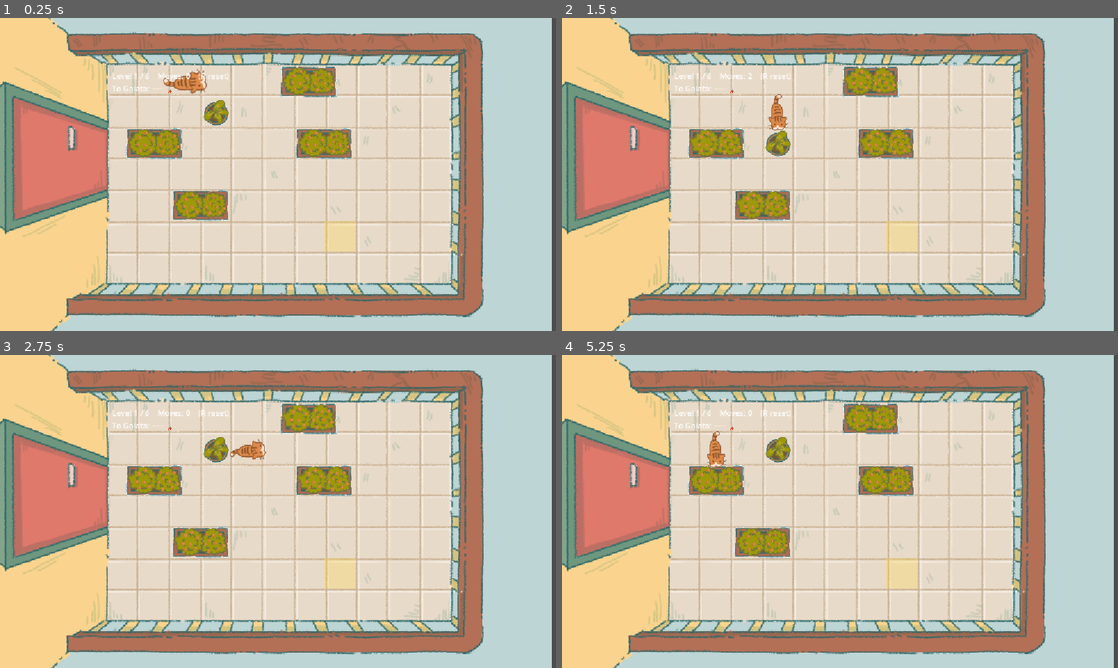
Above: before the commit, frames 1-4 (two rows, left to right).
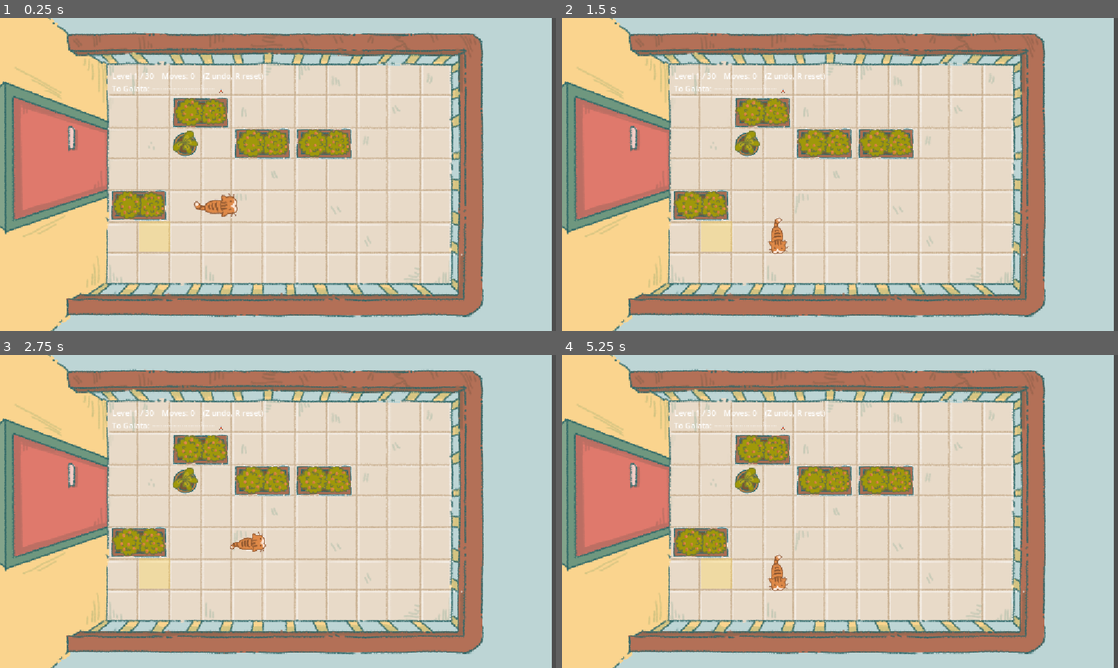
Above: after the commit, the same moments.

Repository: sigunthedeer/icg
Game: Godot game, scene res://puzzle.tscn
Same seed, same stepped clock (60 frames per second), same inputs: the game is played once before the commit and once after it. This scene is started directly instead of the project's main scene.
Inputs:
- Up to frame 1 (0.25 s): no input
- Up to frame 2 (1.5 s): tap Enter (ui_accept) at 0.5, 0.77 s; hold Right (ui_right) 0.53-1.28 s; tap Z at 0.6, 1.35 s; hold Down (ui_down) from 1.28 s (still down)
- Up to frame 3 (2.75 s): tap Enter (ui_accept) at 1.52 s; release Down (ui_down) at 2.03 s; hold Right (ui_right) from 2.03 s (still down); tap R at 2.1 s; tap Z at 2.3 s
- Up to frame 4 (5.25 s): release Right (ui_right) at 2.78 s; hold Up (ui_up) 2.78-3.53 s; tap M at 2.85 s; tap Enter (ui_accept) at 3.02, 3.5, 3.77, 4.52, 5 s; tap Z at 3.05, 3.6, 4.35 s; hold Left (ui_left) 3.53-5.03 s; hold Down (ui_down) from 5.03 s (still down); tap R at 5.1 s

The runs differ from the first frame. In frame 1, 7.3% of the frame differs, in the area x 20-64%, y 15-75%; in frame 2, 7.5%, in the area x 20-64%, y 15-76%; in frame 3, 7.4%; in frame 4, 7.4%.

Commit message:
Multi-goal support + 30-level Chapter 1 + undo (Z)

Diff:
--- a/puzzle.gd
+++ b/puzzle.gd
@@ -8,33 +8,106 @@
 const BG_OFFSET := Vector2(-329, -135)
 
 # --- LEVELS: the puzzle is DATA. Add or reorder freely. ---
-# Each: where the cat starts, its pots, the goal tile, and the walls.
+# Each: where the cat starts, its pots, the goal tiles, and the furniture.
+# Levels 1-10 are one pot; 11-30 are two pots (order of operations matters).
 const LEVELS := [
-	{ "cat": Vector2i(2,0), "pots": [Vector2i(3,1)], "goal": Vector2i(7,5),
-	  "walls": [],
-	  "furniture": [ {"cell": Vector2i(0,2), "w": 3}, {"cell": Vector2i(2,4), "w": 2}, {"cell": Vector2i(6,2), "w": 2}, {"cell": Vector2i(5,0), "w": 3} ] },
-	{ "cat": Vector2i(4,5), "pots": [Vector2i(2,4)], "goal": Vector2i(7,0),
-	  "walls": [],
-	  "furniture": [ {"cell": Vector2i(5,3), "w": 3}, {"cell": Vector2i(1,0), "w": 3}, {"cell": Vector2i(1,1), "w": 2} ] },
-	{ "cat": Vector2i(2,2), "pots": [Vector2i(3,3)], "goal": Vector2i(1,0),
-	  "walls": [],
-	  "furniture": [ {"cell": Vector2i(2,1), "w": 3}, {"cell": Vector2i(0,3), "w": 3}, {"cell": Vector2i(5,4), "w": 3} ] },
-	{ "cat": Vector2i(7,0), "pots": [Vector2i(2,4)], "goal": Vector2i(6,3),
-	  "walls": [],
-	  "furniture": [ {"cell": Vector2i(3,1), "w": 2}, {"cell": Vector2i(0,3), "w": 2}, {"cell": Vector2i(5,4), "w": 2}, {"cell": Vector2i(3,5), "w": 2} ] },
-	{ "cat": Vector2i(3,2), "pots": [Vector2i(3,4)], "goal": Vector2i(6,0),
-	  "walls": [],
-	  "furniture": [ {"cell": Vector2i(2,1), "w": 3}, {"cell": Vector2i(1,5), "w": 3}, {"cell": Vector2i(5,3), "w": 3} ] },
-	{ "cat": Vector2i(3,5), "pots": [Vector2i(5,4)], "goal": Vector2i(1,0),
-	  "walls": [],
-	  "furniture": [ {"cell": Vector2i(3,2), "w": 3}, {"cell": Vector2i(5,0), "w": 2}, {"cell": Vector2i(5,5), "w": 2}, {"cell": Vector2i(1,4), "w": 3} ] },
+	{ "cat": Vector2i(3,4), "pots": [Vector2i(2,2)], "goals": [Vector2i(1,5)],
+	  "walls": [],
+	  "furniture": [ {"cell": Vector2i(0,4), "w": 2}, {"cell": Vector2i(6,2), "w": 2}, {"cell": Vector2i(2,1), "w": 2}, {"cell": Vector2i(4,2), "w": 2} ] },  # 20 moves
+	{ "cat": Vector2i(7,4), "pots": [Vector2i(6,1)], "goals": [Vector2i(3,5)],
+	  "walls": [],
+	  "furniture": [ {"cell": Vector2i(0,1), "w": 2}, {"cell": Vector2i(2,4), "w": 3}, {"cell": Vector2i(4,0), "w": 3}, {"cell": Vector2i(5,3), "w": 2} ] },  # 22 moves
+	{ "cat": Vector2i(1,2), "pots": [Vector2i(3,3)], "goals": [Vector2i(2,0)],
+	  "walls": [],
+	  "furniture": [ {"cell": Vector2i(4,5), "w": 2}, {"cell": Vector2i(3,0), "w": 3}, {"cell": Vector2i(2,2), "w": 2}, {"cell": Vector2i(1,4), "w": 3} ] },  # 24 moves
+	{ "cat": Vector2i(3,1), "pots": [Vector2i(2,1)], "goals": [Vector2i(7,2)],
+	  "walls": [],
+	  "furniture": [ {"cell": Vector2i(5,1), "w": 3}, {"cell": Vector2i(0,3), "w": 2}, {"cell": Vector2i(3,2), "w": 3}, {"cell": Vector2i(3,0), "w": 3} ] },  # 26 moves
+	{ "cat": Vector2i(6,0), "pots": [Vector2i(3,1)], "goals": [Vector2i(6,5)],
+	  "walls": [],
+	  "furniture": [ {"cell": Vector2i(4,2), "w": 3}, {"cell": Vector2i(1,5), "w": 2}, {"cell": Vector2i(0,3), "w": 2}, {"cell": Vector2i(2,0), "w": 3} ] },  # 28 moves
+	{ "cat": Vector2i(0,3), "pots": [Vector2i(4,4)], "goals": [Vector2i(1,0)],
+	  "walls": [],
+	  "furniture": [ {"cell": Vector2i(5,2), "w": 3}, {"cell": Vector2i(4,3), "w": 3}, {"cell": Vector2i(1,2), "w": 2}, {"cell": Vector2i(3,5), "w": 2} ] },  # 31 moves
+	{ "cat": Vector2i(0,5), "pots": [Vector2i(5,1)], "goals": [Vector2i(6,5)],
+	  "walls": [],
+	  "furniture": [ {"cell": Vector2i(5,4), "w": 2}, {"cell": Vector2i(1,0), "w": 3}, {"cell": Vector2i(1,2), "w": 2}, {"cell": Vector2i(4,2), "w": 2} ] },  # 33 moves
+	{ "cat": Vector2i(0,0), "pots": [Vector2i(6,3)], "goals": [Vector2i(5,2)],
+	  "walls": [],
+	  "furniture": [ {"cell": Vector2i(4,4), "w": 3}, {"cell": Vector2i(1,2), "w": 2} ] },  # 34 moves
+	{ "cat": Vector2i(7,1), "pots": [Vector2i(5,3)], "goals": [Vector2i(3,4)],
+	  "walls": [],
+	  "furniture": [ {"cell": Vector2i(4,5), "w": 3}, {"cell": Vector2i(2,1), "w": 3}, {"cell": Vector2i(2,3), "w": 2}, {"cell": Vector2i(6,3), "w": 2} ] },  # 36 moves
+	{ "cat": Vector2i(4,3), "pots": [Vector2i(5,4)], "goals": [Vector2i(3,0)],
+	  "walls": [],
+	  "furniture": [ {"cell": Vector2i(3,2), "w": 3}, {"cell": Vector2i(1,4), "w": 3}, {"cell": Vector2i(5,5), "w": 2} ] },  # 39 moves
+	{ "cat": Vector2i(2,2), "pots": [Vector2i(5,2), Vector2i(5,3)], "goals": [Vector2i(7,4), Vector2i(0,1)],
+	  "walls": [],
+	  "furniture": [ {"cell": Vector2i(1,3), "w": 2}, {"cell": Vector2i(3,0), "w": 3}, {"cell": Vector2i(2,1), "w": 2}, {"cell": Vector2i(3,5), "w": 2} ] },  # 22 moves
+	{ "cat": Vector2i(2,0), "pots": [Vector2i(6,4), Vector2i(1,4)], "goals": [Vector2i(3,2), Vector2i(7,3)],
+	  "walls": [],
+	  "furniture": [ {"cell": Vector2i(1,5), "w": 3}, {"cell": Vector2i(5,2), "w": 3}, {"cell": Vector2i(1,2), "w": 2}, {"cell": Vector2i(5,1), "w": 3} ] },  # 24 moves
+	{ "cat": Vector2i(0,5), "pots": [Vector2i(5,4), Vector2i(3,4)], "goals": [Vector2i(4,2), Vector2i(7,3)],
+	  "walls": [],
+	  "furniture": [ {"cell": Vector2i(0,2), "w": 2}, {"cell": Vector2i(5,2), "w": 3}, {"cell": Vector2i(3,5), "w": 2} ] },  # 26 moves
+	{ "cat": Vector2i(7,0), "pots": [Vector2i(6,2), Vector2i(6,3)], "goals": [Vector2i(2,1), Vector2i(0,1)],
+	  "walls": [],
+	  "furniture": [ {"cell": Vector2i(5,4), "w": 3}, {"cell": Vector2i(2,5), "w": 2}, {"cell": Vector2i(1,3), "w": 2}, {"cell": Vector2i(3,0), "w": 2} ] },  # 27 moves
+	{ "cat": Vector2i(1,0), "pots": [Vector2i(3,1), Vector2i(4,1)], "goals": [Vector2i(7,4), Vector2i(5,0)],
+	  "walls": [],
+	  "furniture": [ {"cell": Vector2i(6,3), "w": 2}, {"cell": Vector2i(2,2), "w": 2}, {"cell": Vector2i(5,1), "w": 3}, {"cell": Vector2i(2,4), "w": 2} ] },  # 29 moves
+	{ "cat": Vector2i(5,1), "pots": [Vector2i(3,3), Vector2i(3,4)], "goals": [Vector2i(0,0), Vector2i(3,1)],
+	  "walls": [],
+	  "furniture": [ {"cell": Vector2i(1,5), "w": 3}, {"cell": Vector2i(3,2), "w": 3} ] },  # 31 moves
+	{ "cat": Vector2i(5,1), "pots": [Vector2i(1,4), Vector2i(1,1)], "goals": [Vector2i(5,5), Vector2i(1,5)],
+	  "walls": [],
+	  "furniture": [ {"cell": Vector2i(0,3), "w": 2}, {"cell": Vector2i(5,4), "w": 3}, {"cell": Vector2i(6,1), "w": 2} ] },  # 33 moves
+	{ "cat": Vector2i(0,5), "pots": [Vector2i(1,4), Vector2i(6,4)], "goals": [Vector2i(5,2), Vector2i(3,0)],
+	  "walls": [],
+	  "furniture": [ {"cell": Vector2i(0,1), "w": 2}, {"cell": Vector2i(3,2), "w": 2}, {"cell": Vector2i(0,2), "w": 3}, {"cell": Vector2i(5,5), "w": 2} ] },  # 35 moves
+	{ "cat": Vector2i(5,4), "pots": [Vector2i(1,1), Vector2i(2,3)], "goals": [Vector2i(1,5), Vector2i(2,0)],
+	  "walls": [],
+	  "furniture": [ {"cell": Vector2i(3,5), "w": 2}, {"cell": Vector2i(0,2), "w": 3}, {"cell": Vector2i(6,5), "w": 2} ] },  # 36 moves
+	{ "cat": Vector2i(4,0), "pots": [Vector2i(6,4), Vector2i(1,2)], "goals": [Vector2i(5,0), Vector2i(3,2)],
+	  "walls": [],
+	  "furniture": [ {"cell": Vector2i(2,4), "w": 2}, {"cell": Vector2i(4,2), "w": 3}, {"cell": Vector2i(4,5), "w": 2} ] },  # 38 moves
+	{ "cat": Vector2i(6,3), "pots": [Vector2i(5,1), Vector2i(2,1)], "goals": [Vector2i(6,5), Vector2i(2,4)],
+	  "walls": [],
+	  "furniture": [ {"cell": Vector2i(6,0), "w": 2}, {"cell": Vector2i(4,0), "w": 2}, {"cell": Vector2i(3,3), "w": 2}, {"cell": Vector2i(1,3), "w": 2} ] },  # 40 moves
+	{ "cat": Vector2i(1,5), "pots": [Vector2i(4,4), Vector2i(5,4)], "goals": [Vector2i(2,2), Vector2i(1,4)],
+	  "walls": [],
+	  "furniture": [ {"cell": Vector2i(2,1), "w": 2}, {"cell": Vector2i(2,4), "w": 2}, {"cell": Vector2i(3,2), "w": 2} ] },  # 42 moves
+	{ "cat": Vector2i(0,1), "pots": [Vector2i(1,4), Vector2i(3,4)], "goals": [Vector2i(7,0), Vector2i(2,0)],
+	  "walls": [],
+	  "furniture": [ {"cell": Vector2i(2,2), "w": 2}, {"cell": Vector2i(0,5), "w": 2}, {"cell": Vector2i(0,2), "w": 2}, {"cell": Vector2i(6,2), "w": 2} ] },  # 43 moves
+	{ "cat": Vector2i(0,3), "pots": [Vector2i(3,3), Vector2i(5,3)], "goals": [Vector2i(4,0), Vector2i(3,0)],
+	  "walls": [],
+	  "furniture": [ {"cell": Vector2i(5,1), "w": 2}, {"cell": Vector2i(5,4), "w": 3}, {"cell": Vector2i(4,5), "w": 3}, {"cell": Vector2i(2,4), "w": 3} ] },  # 45 moves
+	{ "cat": Vector2i(3,4), "pots": [Vector2i(6,3), Vector2i(2,4)], "goals": [Vector2i(2,2), Vector2i(1,2)],
+	  "walls": [],
+	  "furniture": [ {"cell": Vector2i(5,2), "w": 3}, {"cell": Vector2i(1,3), "w": 3}, {"cell": Vector2i(6,1), "w": 2} ] },  # 46 moves
+	{ "cat": Vector2i(6,4), "pots": [Vector2i(2,4), Vector2i(1,0)], "goals": [Vector2i(4,0), Vector2i(0,2)],
+	  "walls": [],
+	  "furniture": [ {"cell": Vector2i(5,2), "w": 2}, {"cell": Vector2i(1,2), "w": 3}, {"cell": Vector2i(0,4), "w": 2} ] },  # 47 moves
+	{ "cat": Vector2i(5,0), "pots": [Vector2i(1,1), Vector2i(1,2)], "goals": [Vector2i(2,4), Vector2i(7,5)],
+	  "walls": [],
+	  "furniture": [ {"cell": Vector2i(6,1), "w": 2}, {"cell": Vector2i(3,4), "w": 3}, {"cell": Vector2i(1,0), "w": 3}, {"cell": Vector2i(2,3), "w": 3} ] },  # 52 moves
+	{ "cat": Vector2i(4,5), "pots": [Vector2i(5,3), Vector2i(5,4)], "goals": [Vector2i(5,1), Vector2i(6,0)],
+	  "walls": [],
+	  "furniture": [ {"cell": Vector2i(4,2), "w": 3}, {"cell": Vector2i(6,5), "w": 2}, {"cell": Vector2i(0,2), "w": 3}, {"cell": Vector2i(0,4), "w": 3} ] },  # 54 moves
+	{ "cat": Vector2i(7,2), "pots": [Vector2i(3,2), Vector2i(3,3)], "goals": [Vector2i(0,0), Vector2i(4,0)],
+	  "walls": [],
+	  "furniture": [ {"cell": Vector2i(1,3), "w": 2}, {"cell": Vector2i(4,1), "w": 3}, {"cell": Vector2i(0,2), "w": 2}, {"cell": Vector2i(5,3), "w": 3} ] },  # 56 moves
+	{ "cat": Vector2i(1,5), "pots": [Vector2i(4,1), Vector2i(6,1)], "goals": [Vector2i(7,3), Vector2i(6,4)],
+	  "walls": [],
+	  "furniture": [ {"cell": Vector2i(5,0), "w": 3}, {"cell": Vector2i(3,3), "w": 3}, {"cell": Vector2i(2,0), "w": 2} ] },  # 57 moves
 ]
 
 
 var level_index := 0
 var cat_cell: Vector2i
 var pots: Array = []
-var goal: Vector2i
+var goals: Array = []
 var walls: Array = []
 var _tween: Tween
 var moves := 0
@@ -46,6 +119,7 @@
 var fail_sfx: AudioStreamPlayer
 var _prev_cell: Vector2i
 var furniture_sprites: Array = []
+var _history: Array = []          # snapshots for undo (Z)
 
 @onready var cat: AnimatedSprite2D = $Cat
 var pot_sprites: Array = []
@@ -87,10 +161,11 @@
 	var data = LEVELS[i]
 	cat_cell = data["cat"]
 	pots = data["pots"].duplicate()
-	goal = data["goal"]
+	goals = data["goals"].duplicate()
 	walls = data["walls"].duplicate()      # was: walls = data["walls"]]
 	moves = 0
 	solved = false
+	_history.clear()
 	modulate = Color.WHITE
 
 	for s in pot_sprites:
@@ -163,6 +238,10 @@
 		_load_level(level_index)
 		return
 
+	if event is InputEventKey and event.pressed and not event.echo and event.keycode == KEY_Z:
+		_undo()
+		return
+
 	var step := Vector2i.ZERO
 	if event.is_action_pressed("ui_right"):   step = Vector2i(1, 0)
 	elif event.is_action_pressed("ui_left"):  step = Vector2i(-1, 0)
@@ -195,6 +274,7 @@
 		if _blocked(behind) or pots.find(behind) != -1:
 			return
 		pots[pot_index] = behind
+	_history.append({ "cat": cat_cell, "pots": pots.duplicate() })   # for undo
 	_prev_cell = cat_cell
 	cat_cell = target
 	moves += 1
@@ -216,29 +296,42 @@
 		t.tween_property(self, "position", start + off, time / steps)
 	t.tween_property(self, "position", start, time / steps)
 
+func _undo() -> void:
+	if _history.is_empty():
+		return
+	var snap: Dictionary = _history.pop_back()
+	cat_cell = snap["cat"]
+	pots = snap["pots"]
+	moves = max(0, moves - 1)
+	_snap_positions()
+	_refresh_ui()
+
 func _check_win() -> void:
-	if pots[0] == goal:
-		solved = true
-		win_sfx.play()
-		var winning_pot: Sprite2D = pot_sprites[0]
-		_shake(6.0, 0.25)
-		var t := create_tween()
-		t.tween_property(winning_pot, "scale", Vector2(0.6, 0.6), 0.12)
-		t.tween_property(winning_pot, "scale", Vector2(0.4, 0.4), 0.12)
-		legs_done = level_index + 1
-		modulate = Color(1, 1, 0.7)
-		_update_journey()
-		if level_index + 1 < LEVELS.size():
-			info_label.text = "The cat eats. 🐟  One leg closer…"
-			await get_tree().create_timer(1.0).timeout   # the pause before advancing
-			if solved and level_index + 1 < LEVELS.size():  # still solved? then go
-				_load_level(level_index + 1)
-		else:
-			info_label.text = "The cat eats, and Galata comes into view. 🐾🗼  (R to replay)"
+	for p in pots:
+		if not goals.has(p):
+			return                      # some pot still isn't home
+
+	solved = true
+	win_sfx.play()
+	_shake(6.0, 0.25)
+	var t := create_tween()
+	for s in pot_sprites:               # pop every pot, not just the first
+		t.tween_property(s, "scale", Vector2(0.6, 0.6), 0.12)
+		t.tween_property(s, "scale", Vector2(0.4, 0.4), 0.12)
+	legs_done = level_index + 1
+	modulate = Color(1, 1, 0.7)
+	_update_journey()
+	if level_index + 1 < LEVELS.size():
+		info_label.text = "The cat eats. 🐟  One leg closer…"
+		await get_tree().create_timer(1.0).timeout   # the pause before advancing
+		if solved and level_index + 1 < LEVELS.size():  # still solved? then go
+			_load_level(level_index + 1)
+	else:
+		info_label.text = "The cat eats, and Galata comes into view. 🐾🗼  (R to replay)"
 
 func _refresh_ui() -> void:
 	if not solved:
-		info_label.text = "Level %d / %d    Moves: %d    (R reset)" % [level_index + 1, LEVELS.size(), moves]
+		info_label.text = "Level %d / %d    Moves: %d    (Z undo, R reset)" % [level_index + 1, LEVELS.size(), moves]
 	_update_journey()
 	queue_redraw()
 
@@ -264,6 +357,7 @@
 	return Vector2(c) * CELL_SIZE + Vector2(CELL_SIZE, CELL_SIZE) * 0.5
 
 func _draw() -> void:
-	# Walls are furniture art now; just the goal tile remains.
-	var g := _cell_to_px(goal) - Vector2(CELL_SIZE, CELL_SIZE) * 0.5
-	draw_rect(Rect2(g, Vector2(CELL_SIZE, CELL_SIZE)), Color(1, 0.85, 0.3, 0.3), true)
+	# Walls are furniture art now; just the goal tiles remain.
+	for goal in goals:
+		var g := _cell_to_px(goal) - Vector2(CELL_SIZE, CELL_SIZE) * 0.5
+		draw_rect(Rect2(g, Vector2(CELL_SIZE, CELL_SIZE)), Color(1, 0.85, 0.3, 0.3), true)
